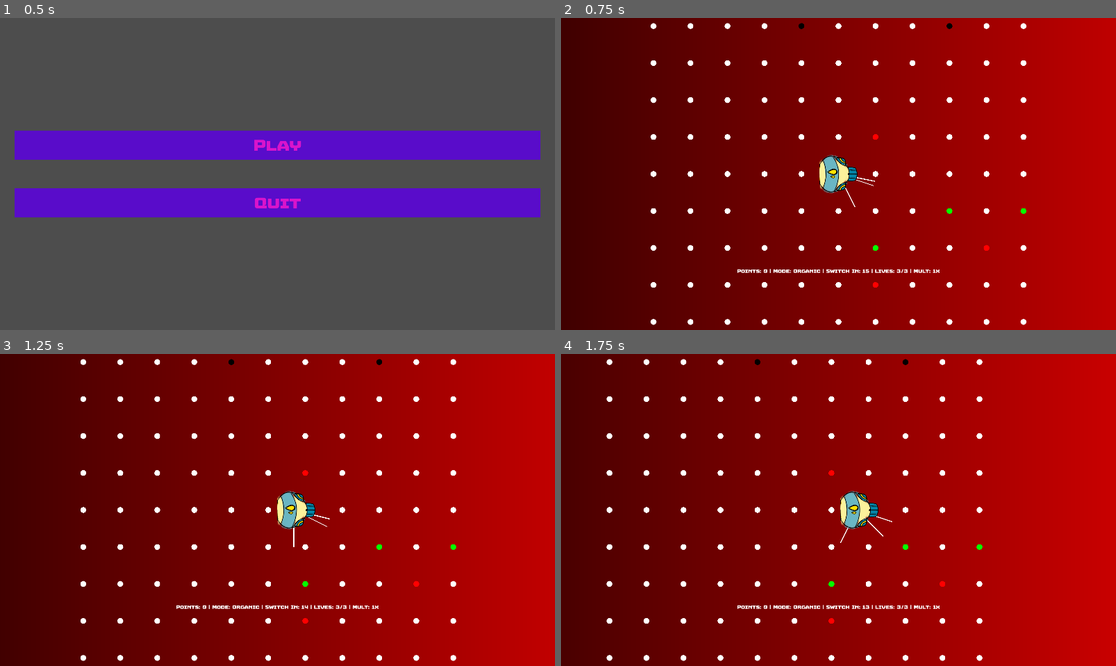
Above: before the commit, frames 1-4 (two rows, left to right).
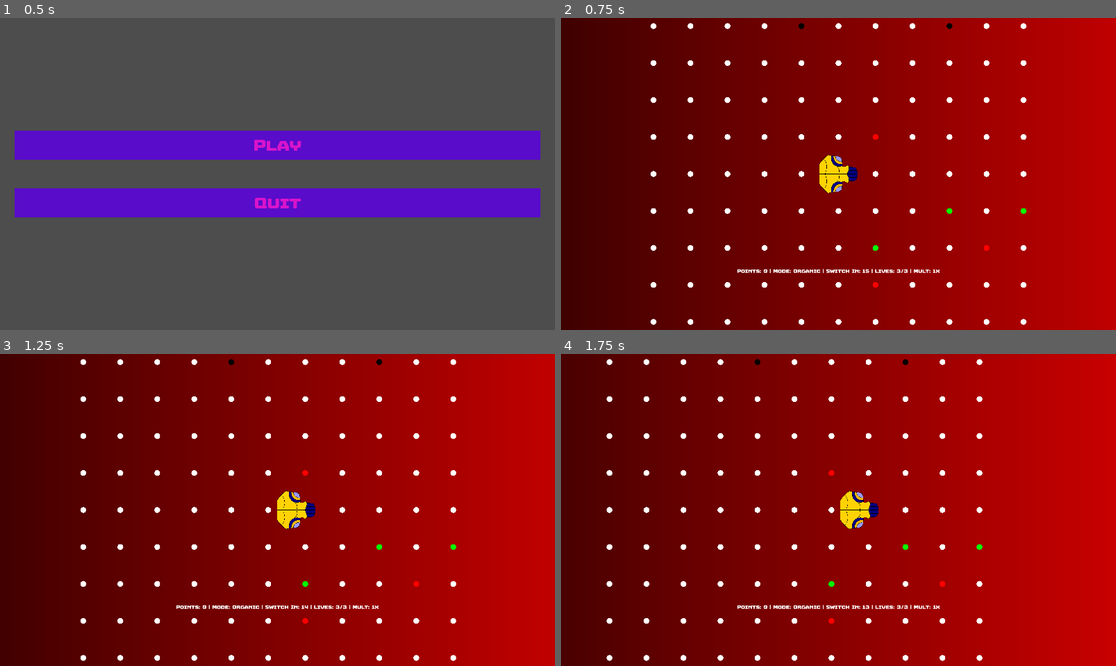
Above: after the commit, the same moments.

Repository: istamarahsan/s3rpent
Game: Godot game, scene res://root.tscn
Same seed, same stepped clock (60 frames per second), same inputs: the game is played once before the commit and once after it.
Inputs:
- Up to frame 1 (0.5 s): no input
- Up to frame 2 (0.75 s): click "Play" at 0.5 s
- Up to frame 3 (1.25 s): no input
- Up to frame 4 (1.75 s): hold Right (ui_right) from 1.28 s (still down)

Frame 1 is identical in both runs. In frame 2, 0.6% of the frame differs, in the area x 46-57%, y 43-61%; in frame 3, 0.6%, in the area x 49-60%, y 43-62%; in frame 4, 0.6%.

Commit message:
new head test

Diff:
--- a/presentation/presentation.gd
+++ b/presentation/presentation.gd
@@ -17,7 +17,7 @@
 	snake_head.setType(SnakeSegment.SegmentType.Head)
 	add_child(snake_head)
 
-func _process(delta):
+func _process(_delta):
 	$Camera2D.position = snake_head.position
 
 func _on_state_hook_updated():
@@ -29,7 +29,12 @@
 		var previous_segment: SnakeSegment = active_segments.back()
 		if previous_segment != null:
 			previous_segment.setType(SnakeSegment.SegmentType.Mid)
-		new_segment.position = state_hook.handle.snake_state.tail[active_segments.size() + missing_segment] * tile_size
+		var tail_pos = active_segments.size() + missing_segment
+		new_segment.position = state_hook.handle.snake_state.tail[tail_pos] * tile_size
+		if tail_pos == 0:
+			new_segment.rotation = _rotation_for_heading((new_segment.position - snake_head.position).sign())
+		else:
+			new_segment.rotation = _rotation_for_heading((new_segment.position - active_segments[tail_pos-1].position).sign())
 		active_segments.push_back(new_segment)
 
 	var move_tween = create_tween().set_parallel()
@@ -42,8 +47,6 @@
 			active_segments[i].rotation = _rotation_for_heading((active_segments[i].position - snake_head.position).sign())
 		else:
 			active_segments[i].rotation = _rotation_for_heading((active_segments[i].position - active_segments[i-1].position).sign())
-
-
 
 	if "hit" in state_hook.handle.flags:
 		snake_head.flash_hit()
--- a/presentation/presentation.tscn
+++ b/presentation/presentation.tscn
@@ -1,10 +1,9 @@
-[gd_scene load_steps=9 format=3 uid="uid://0i6pfyt0gmrw"]
+[gd_scene load_steps=8 format=3 uid="uid://0i6pfyt0gmrw"]
 
 [ext_resource type="Script" path="res://presentation/presentation.gd" id="1_chn3l"]
 [ext_resource type="Script" path="res://presentation/components/board_canvas/board_canvas.gd" id="2_ckhpm"]
 [ext_resource type="PackedScene" uid="uid://uuayuxs0asq3" path="res://presentation/snake_segment_basic.tscn" id="2_h5g20"]
 [ext_resource type="Script" path="res://hooks/state_hook.gd" id="4_xf8xl"]
-[ext_resource type="PackedScene" uid="uid://cay6jqf4swn2d" path="res://presentation/components/food_tracker/food_tracker.tscn" id="6_85fu5"]
 [ext_resource type="Script" path="res://hooks/scheduler_hook.gd" id="6_ehmij"]
 
 [sub_resource type="Gradient" id="Gradient_u64pp"]
@@ -35,9 +34,6 @@
 position_smoothing_enabled = true
 rotation_smoothing_enabled = true
 
-[node name="FoodTracker" parent="Camera2D" instance=ExtResource("6_85fu5")]
-tile_size = 128
-
 [node name="StateHook" type="Node" parent="."]
 script = ExtResource("4_xf8xl")
 
--- a/presentation/snake_segment_basic.tscn
+++ b/presentation/snake_segment_basic.tscn
@@ -1,10 +1,11 @@
-[gd_scene load_steps=7 format=3 uid="uid://uuayuxs0asq3"]
+[gd_scene load_steps=8 format=3 uid="uid://uuayuxs0asq3"]
 
 [ext_resource type="Shader" path="res://presentation/snake_segment_basic.gdshader" id="1_6tv7j"]
 [ext_resource type="Script" path="res://presentation/snake_segment.gd" id="1_aunco"]
 [ext_resource type="Texture2D" uid="uid://blvv8p648wm6g" path="res://assets/protosnake-head.png" id="1_ii4qp"]
 [ext_resource type="Texture2D" uid="uid://bj3xb63bwsk5b" path="res://assets/protosnake-mid.png" id="1_op0uj"]
 [ext_resource type="Texture2D" uid="uid://bmq6p41alkm2j" path="res://assets/protosnake-tail.png" id="2_fcbl8"]
+[ext_resource type="Texture2D" uid="uid://cadeqd2s24qor" path="res://assets/head.png" id="4_ixxh3"]
 
 [sub_resource type="ShaderMaterial" id="ShaderMaterial_k0xhj"]
 resource_local_to_scene = true
@@ -16,7 +17,7 @@
 script = ExtResource("1_aunco")
 _tail_texture = ExtResource("2_fcbl8")
 _mid_texture = ExtResource("1_op0uj")
-_head_texture = ExtResource("1_ii4qp")
+_head_texture = ExtResource("4_ixxh3")
 _sprite = NodePath("Sprite2D")
 _flash_timer = NodePath("FlashTimer")
 flash_times = 2
Binary file added: assets/head.png
Not shown, added: assets/head.png.import
